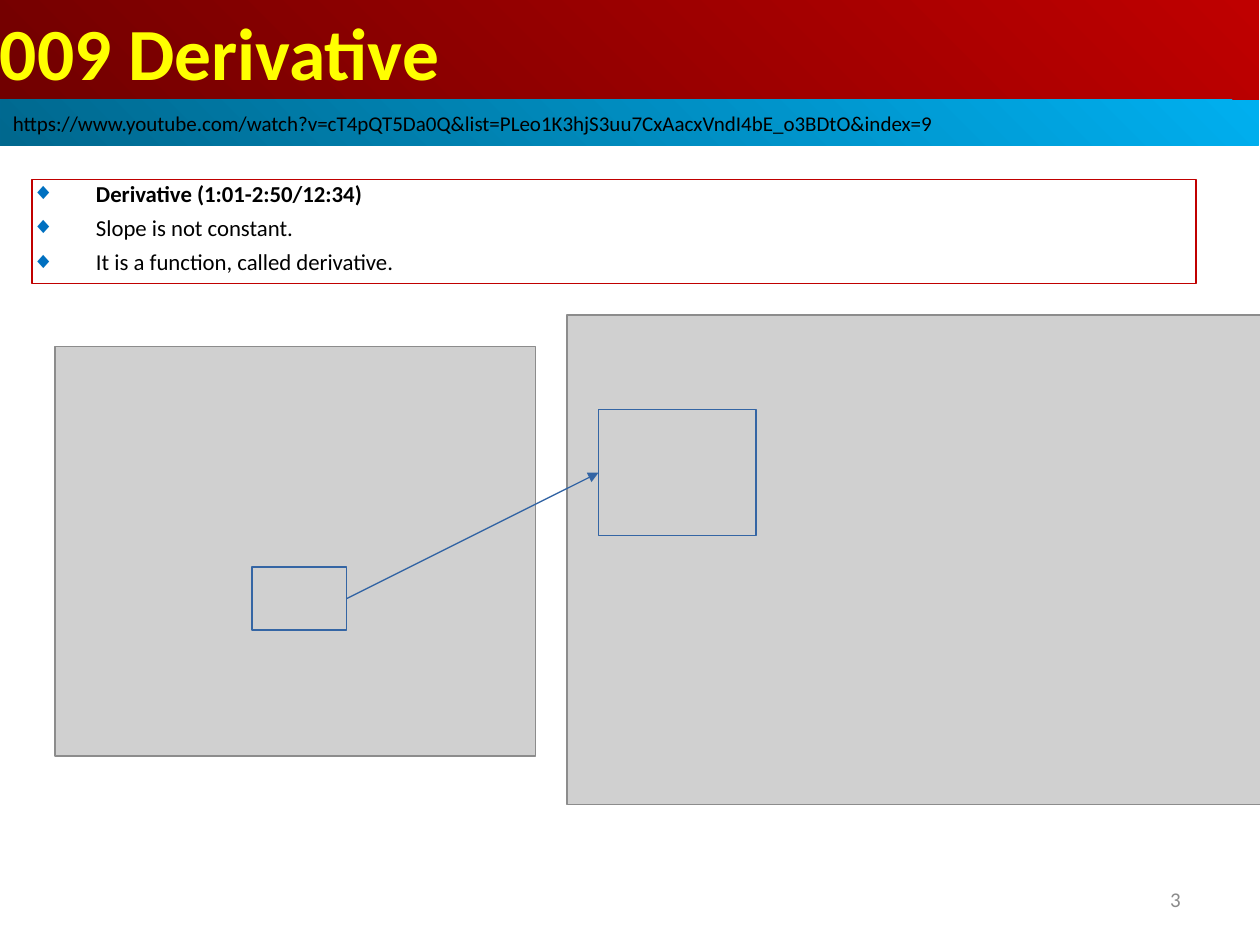
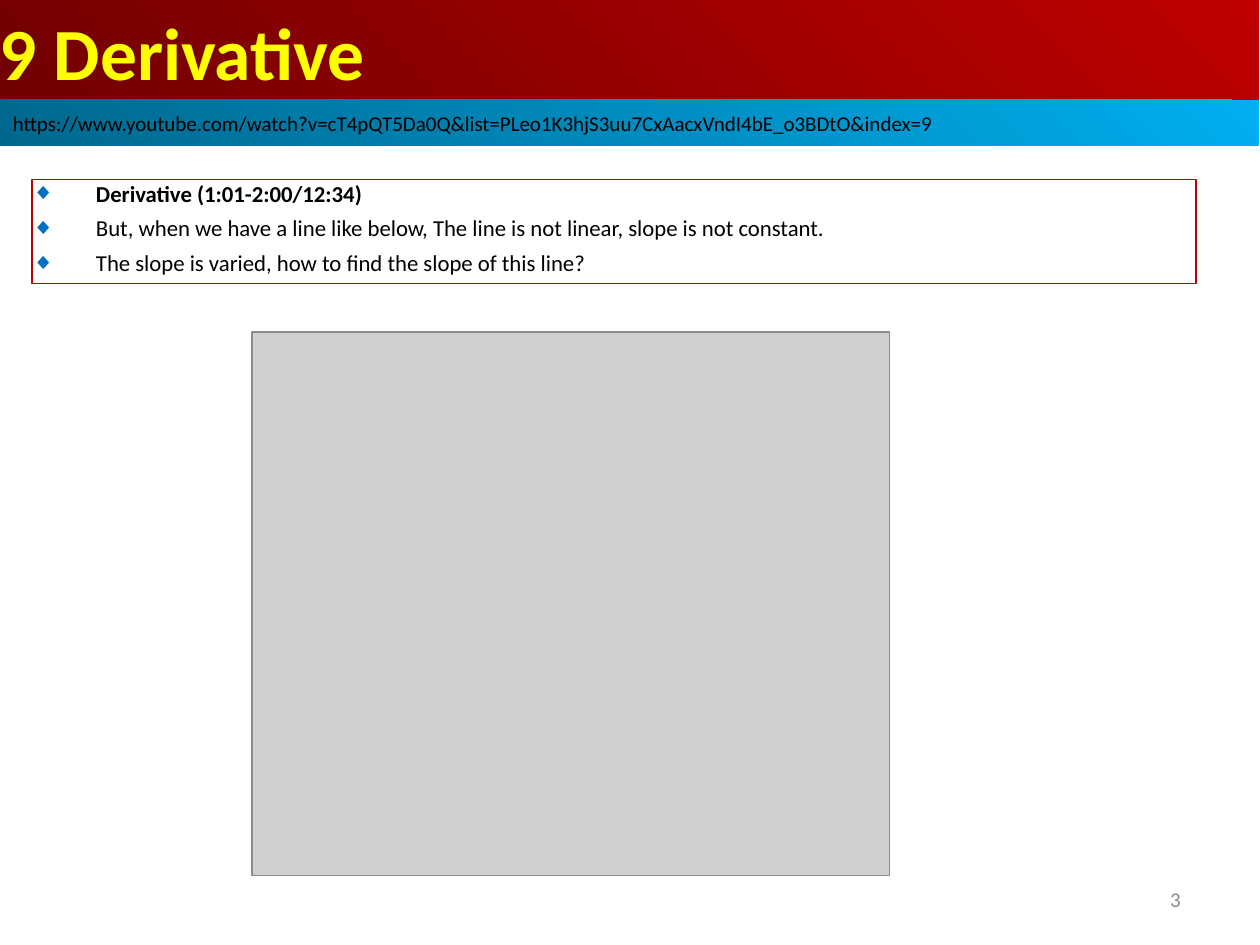
Before and after one commit to peterhchen/AIU_CS512_DL, a slide deck: slide 3 of 000_Lecture_Project/week02/01_Lecture/09_Derivative.ppt. Drawn at 1260x945 pixels with LibreOffice and Linux fonts; fonts in the diff are those of the drawing; grey boxes stand for pictures. Boxes give left, top, right and bottom in pixels: in the first picture for what was removed or moved away, otherwise in the second. Text is boxed around its words. In the diff, an @@ line names an element or a change of style, - is before the commit and + after.

Commit message:
Derivative
1. What is slope vs. Derivatives?
2. What is the Power rule and Sum rule?
3. Derivative and Partial Derivative
4. WHt Derivative to Deep Learning?
5. Neural Network Model for Insurance Prediction

```diff
--- a/000_Lecture_Project/week02/01_Lecture/09_Derivative.ppt
+++ b/000_Lecture_Project/week02/01_Lecture/09_Derivative.ppt
@@ text in rectangle at [0, 28, 365, 81]: text changed @@
-009 Derivative
+9 Derivative
@@ text in rectangle at [96, 185, 824, 275]: text changed @@
-◆ Derivative (1:01-2:50/12:34)
-◆ Slope is not constant.
-◆ It is a function, called derivative.
+◆ Derivative (1:01-2:00/12:34)
+◆ But, when we have a line like below, The line is not linear, slope is not constant.
+◆ The slope is varied, how to find the slope of this line?
@@ picture removed at [567, 315, 1260, 805] @@
@@ picture: place and size @@
-picture at [55, 346, 536, 756]
+picture at [252, 333, 890, 877]
@@ rectangle removed at [598, 410, 756, 536] @@
@@ arrow removed from (346, 598) to (598, 472) @@
@@ rectangle removed at [252, 567, 346, 630] @@
```
Also in this commit, not shown: 13 other slides changed, 8 slides added.
